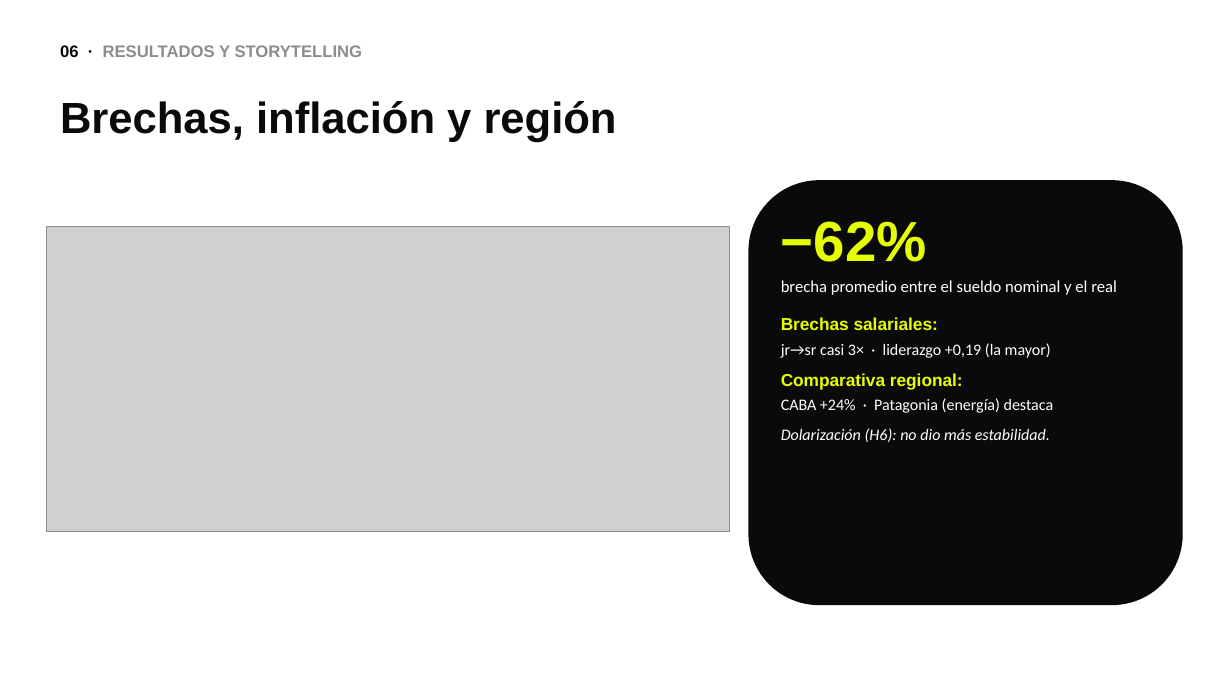
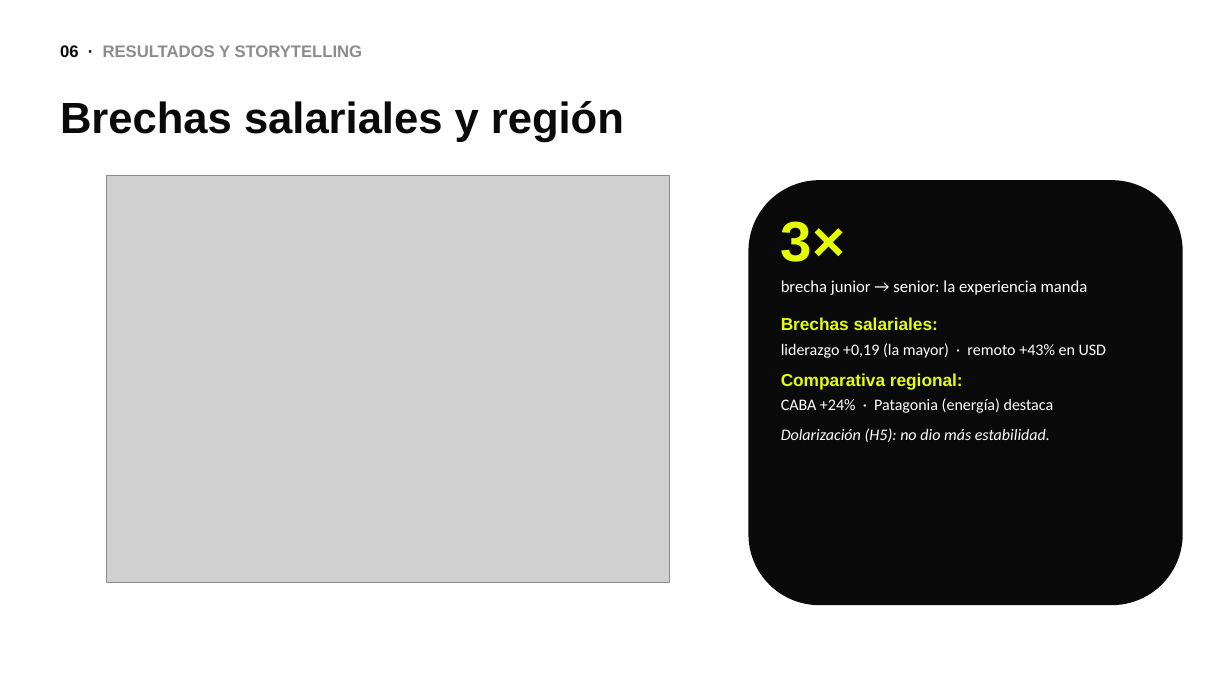
Before and after one commit to fbmassi/tpo-sueldos, a slide deck: slide 19 of presentacion/defensa_oral.pptx. Drawn at 1232x693 pixels with LibreOffice and Linux fonts; fonts in the diff are those of the drawing; grey boxes stand for pictures. Boxes give left, top, right and bottom in pixels: in the first picture for what was removed or moved away, otherwise in the second. Text is boxed around its words. In the diff, an @@ line names an element or a change of style, - is before the commit and + after.

```diff
--- a/presentacion/defensa_oral.pptx
+++ b/presentacion/defensa_oral.pptx
@@ text at bbox=[60, 101, 624, 142]: text changed @@
-Brechas, inflación y región
+Brechas salariales y región
@@ picture: place and size @@
-picture at bbox=[46, 226, 730, 532]
+picture at bbox=[107, 176, 670, 582]
@@ text at bbox=[781, 221, 1088, 295]: text changed @@
-−62%
-brecha promedio entre el sueldo nominal y el real
+3×
+brecha junior → senior: la experiencia manda
@@ text at bbox=[781, 343, 1106, 358]: text changed @@
-jr→sr casi 3× · liderazgo +0,19 (la mayor)
+liderazgo +0,19 (la mayor) · remoto +43% en USD
@@ text at bbox=[781, 428, 1050, 442]: text changed @@
-Dolarización (H6): no dio más estabilidad.
+Dolarización (H5): no dio más estabilidad.
```
Also in this commit, not shown: 3 other slides changed, 1 slide removed, 22 other files.
